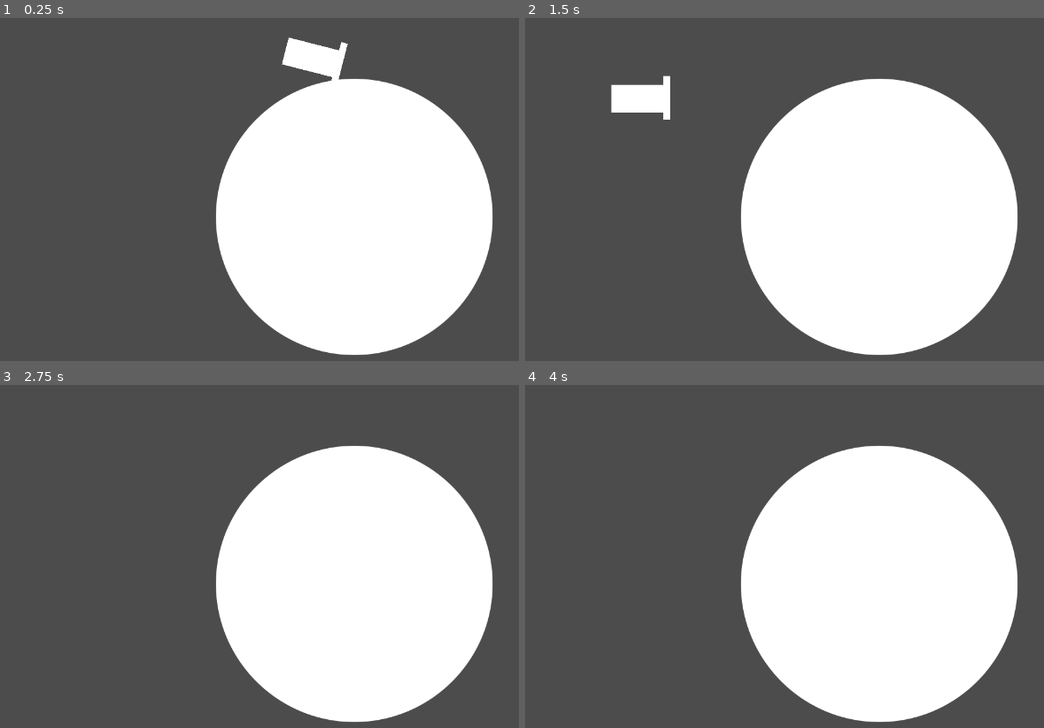
Above: before the commit, frames 1-4 (two rows, left to right).
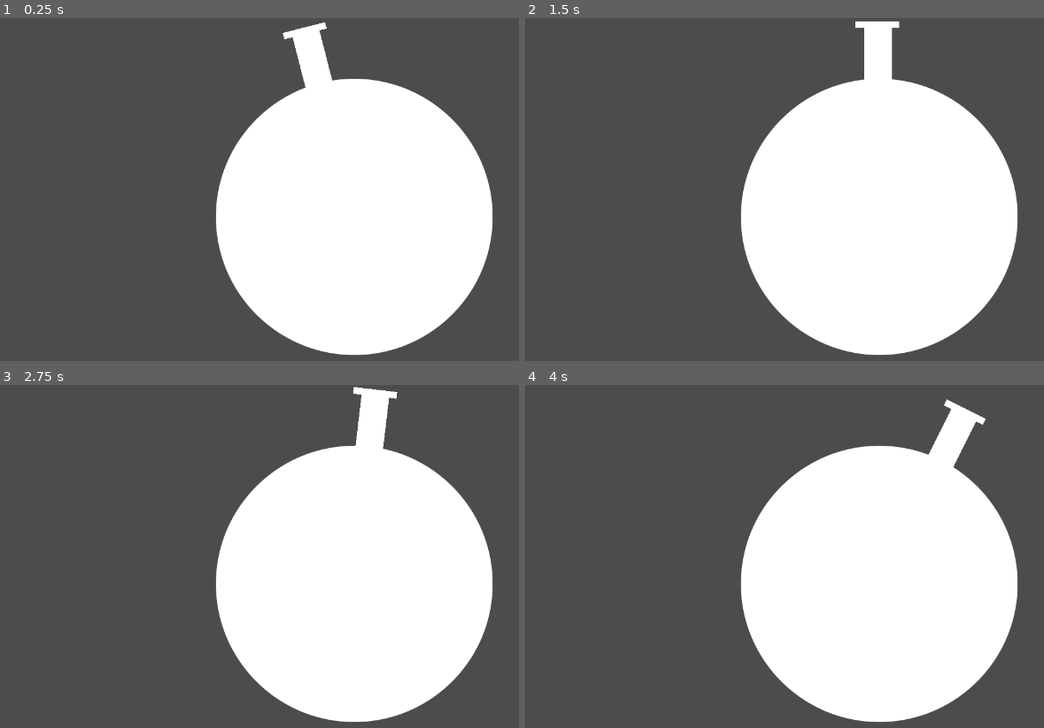
Above: after the commit, the same moments.

Repository: NoohAlavi/JuicyJam2022
Game: Godot game, scene res://Game/Game.tscn
Two runs of this game, one before a commit and one after it. Both use one fixed random seed, a clock stepped at 60 frames per second and the inputs below. The project has no main scene, so this scene is started directly.
Inputs:
- Up to frame 1 (0.25 s): no input
- Up to frame 2 (1.5 s): hold D (move_right) 0.53-1.28 s; tap Space (swap_dir) at 0.6, 1.35 s; hold Left (move_left) from 1.28 s (still down)
- Up to frame 3 (2.75 s): release Left (move_left) at 2.03 s; hold D (move_right) from 2.03 s (still down); tap Space (swap_dir) at 2.1 s
- Up to frame 4 (4 s): tap Space (swap_dir) at 2.85, 3.6 s; release D (move_right) at 3.53 s; hold Left (move_left) from 3.53 s (still down)

The runs differ from the first frame. In frame 1, 1.0% of the frame differs, in the area x 54-68%, y 1-21%; in frame 2, 2.0%, in the area x 16-73%, y 1-30%; in frame 3, 1.0%; in frame 4, 1.0%.

Commit message:
Player now works with Move_and_slide()

Diff:
--- a/JuicyJam/Player/Player.gd
+++ b/JuicyJam/Player/Player.gd
@@ -4,12 +4,12 @@
 export var radius = 600
 export var base_speed = 1
 export var velocity = Vector2.ZERO
-var angle = 0
+var angle = PI / 2
 
 var speed = base_speed
 
 func _physics_process(delta):
-	var dir = ceil(Input.get_action_strength("move_left") - Input.get_action_strength("move_right"))
+	var dir = round(Input.get_action_strength("move_left") - Input.get_action_strength("move_right"))
 	if dir != 0:
 		speed = base_speed * dir
 
@@ -17,8 +17,12 @@
 		speed *= -1
 
 	angle += speed * delta
-	velocity = Vector2(-cos(angle), sin(angle)) * radius
-	rotation = angle + (PI/2)
+	var oldAngle = angle - (speed * delta)
+	velocity = (Vector2(cos(angle), -sin(angle)) - Vector2(cos(oldAngle), -sin(oldAngle))).normalized()
+
+	velocity *= radius
+	print(velocity)
+	rotation = -angle + (PI/2)
 
 	move_and_slide(velocity)
 
